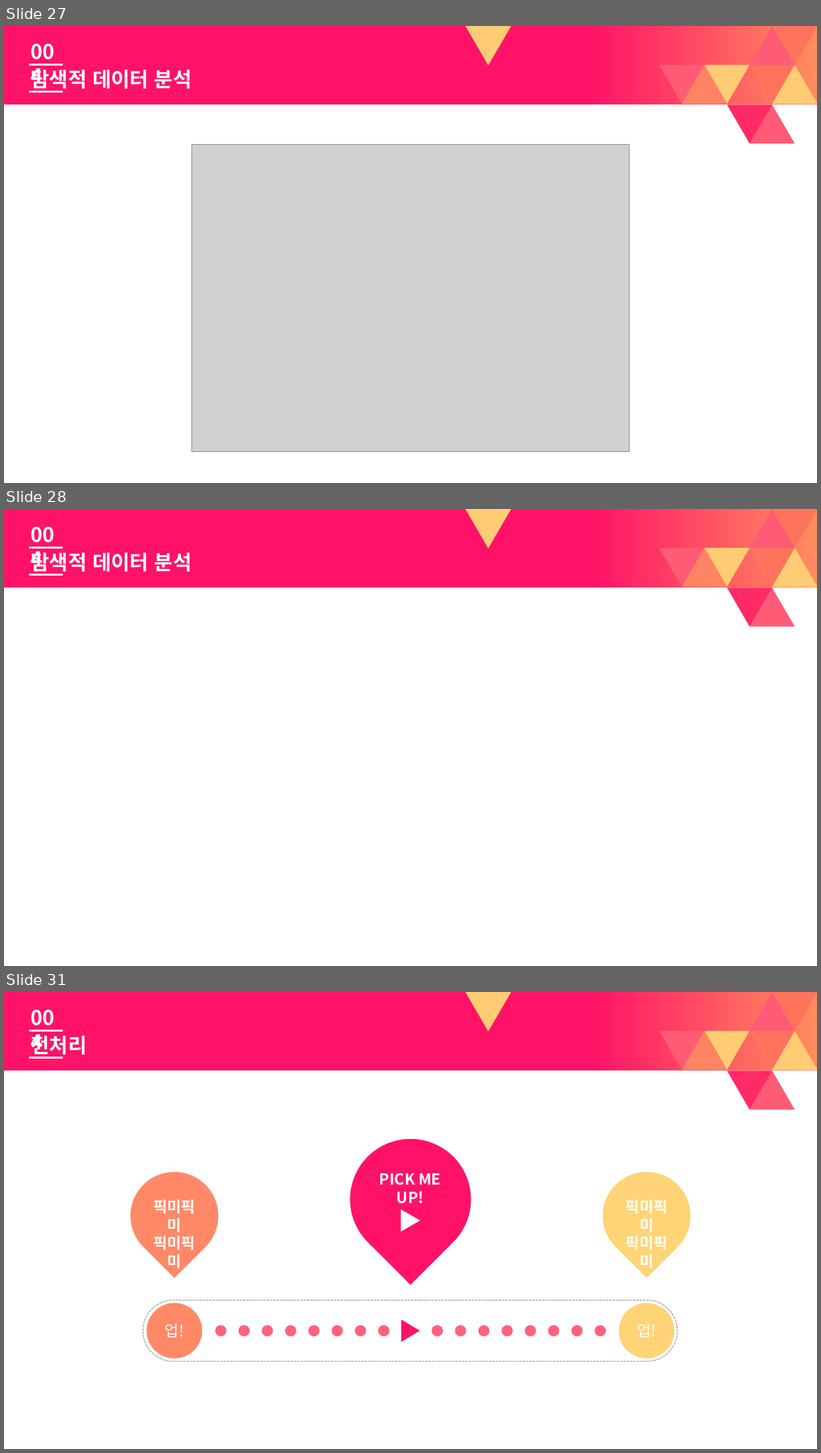
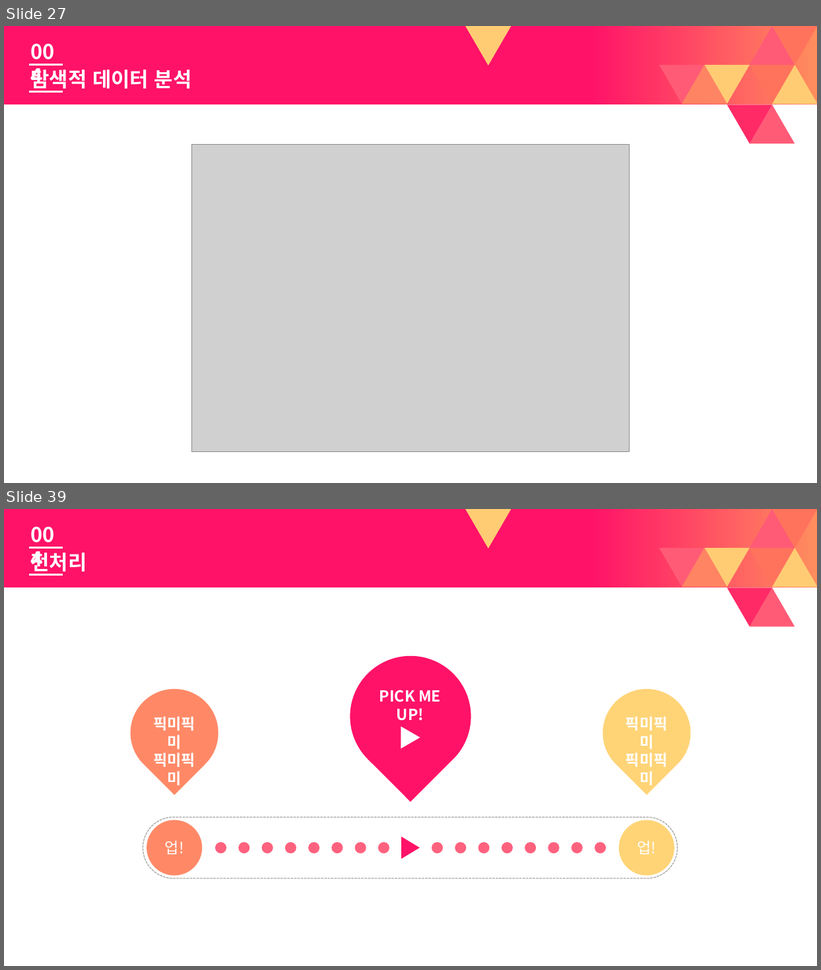
Before and after one commit to vlufoot/smu_team_6, a slide deck: 빅데이터 Presentation darft.pptx. Shown one above the other, each under a label of ours: slides 27, 28 and 31 before the commit, slides 27 and 39 after it; the slides between them are not shown. The pictures are 821x1453 and 821x970 pixels, drawn with LibreOffice and Linux fonts; fonts in the diff are those of the drawing; grey boxes stand for pictures. Boxes give left, top, right and bottom in pixels: in the first picture for what was removed or moved away, otherwise in the second. Text is boxed around its words. In the diff, an @@ line names an element or a change of style, - is before the commit and + after.

```diff
--- a/빅데이터 Presentation darft.pptx
+++ b/빅데이터 Presentation darft.pptx
@@ slide 28 removed at [4,509,817,966], background #FFFFFF; not listed: 11 template elements that a slide beside it also shows @@
@@ text removed at [24,519,73,549] @@
-004
@@ line removed from (30, 547) to (62, 547) @@
@@ text removed at [30,551,192,576] @@
-탐색적 데이터 분석
@@ line removed from (30, 574) to (62, 574) @@
@@ what was slide 31 is now slide 39 @@
```
Also in this commit, not shown: 8 slides changed, 11 slides added, 3 other slides removed.
